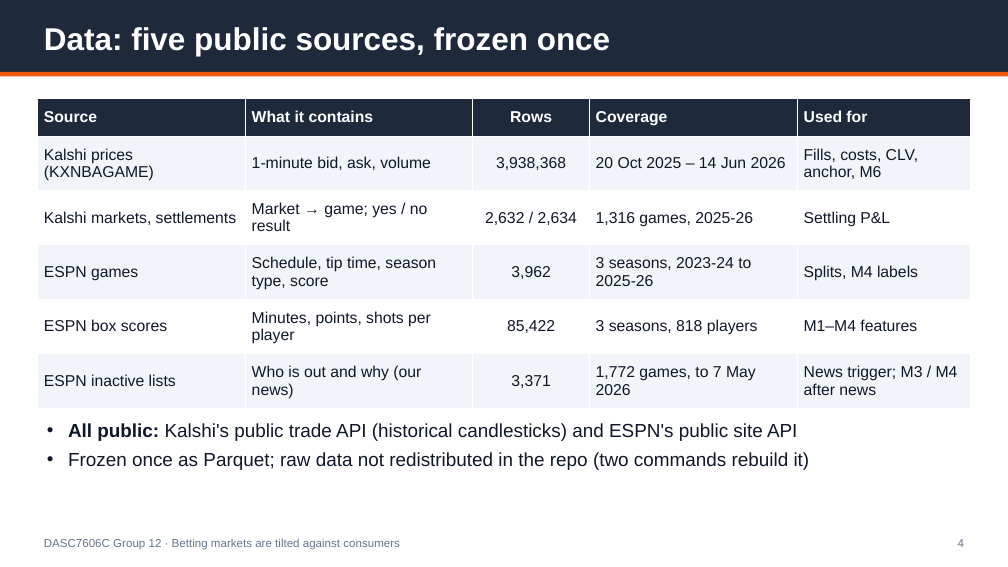
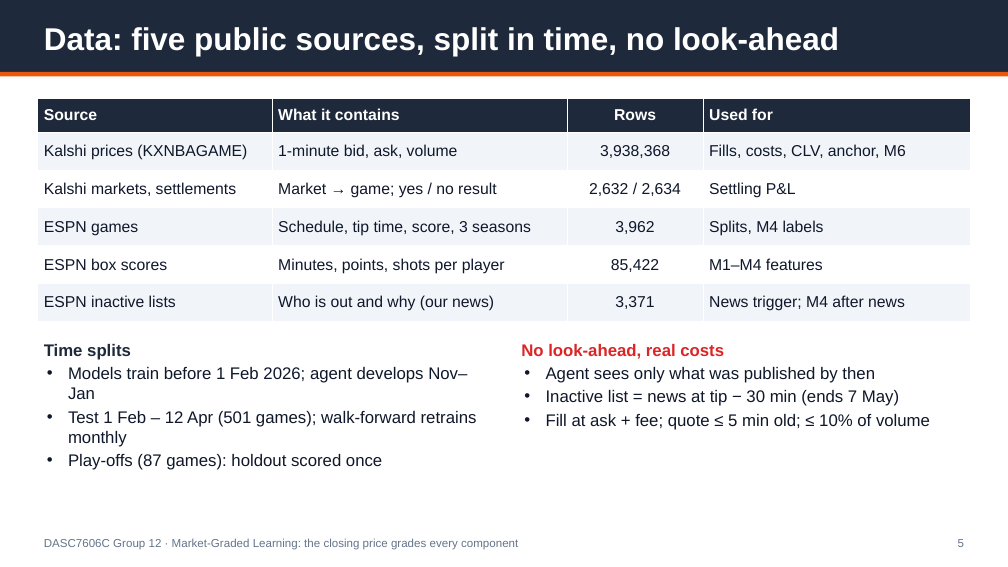
Before and after one commit to Michaelyzr/nba-agent, a slide deck: slide 5 of presentation/nba_agent_deck.pptx (slide 4 before the commit). Drawn at 1008x567 pixels with LibreOffice and Linux fonts; fonts in the diff are those of the drawing. Boxes give left, top, right and bottom in pixels: in the first picture for what was removed or moved away, otherwise in the second. Text is boxed around its words. In the diff, an @@ line names an element or a change of style, - is before the commit and + after.

```diff
--- a/presentation/nba_agent_deck.pptx
+++ b/presentation/nba_agent_deck.pptx
@@ text at (44, 27, 839, 56): text changed @@
-Data: five public sources, frozen once
+Data: five public sources, split in time, no look-ahead
@@ table at (38, 98, 970, 321) @@
-column 2, row 4: Schedule, tip time, season type, score
+column 2, row 4: Schedule, tip time, score, 3 seasons
-column 4: Coverage | 20 Oct 2025 – 14 Jun 2026 | 1,316 games, 2025-26 | 3 seasons, 2023-24 to 2025-26 | 3 seasons, 818 players | 1,772 games, to 7 May 2026
-column 5: Used for | Fills, costs, CLV, anchor, M6 | Settling P&L | Splits, M4 labels | M1–M4 features | News trigger; M3 / M4 after news
+column 4: Used for | Fills, costs, CLV, anchor, M6 | Settling P&L | Splits, M4 labels | M1–M4 features | News trigger; M4 after news
@@ text at (44, 344, 477, 470): text changed; size 18 to 16 pt @@
-• All public: Kalshi's public trade API (historical candlesticks) and ESPN's public site API
-• Frozen once as Parquet; raw data not redistributed in the repo (two commands rebuild it)
+Time splits
+• Models train before 1 Feb 2026; agent develops Nov–Jan
+• Test 1 Feb – 12 Apr (501 games); walk-forward retrains monthly
+• Play-offs (87 games): holdout scored once
@@ text added at (521, 344, 930, 430), 16 pt, text #0F172A @@
+No look-ahead, real costs
+• Agent sees only what was published by then
+• Inactive list = news at tip − 30 min (ends 7 May)
+• Fill at ask + fee; quote ≤ 5 min old; ≤ 10% of volume
@@ text at (44, 538, 518, 550): text changed @@
-DASC7606C Group 12 · Betting markets are tilted against consumers
+DASC7606C Group 12 · Market-Graded Learning: the closing price grades every component
@@ text at (958, 539, 964, 547): text changed @@
-4
+5
```
Also in this commit, not shown: 9 other slides changed, 5 slides added, 7 slides removed, 5 other files.
